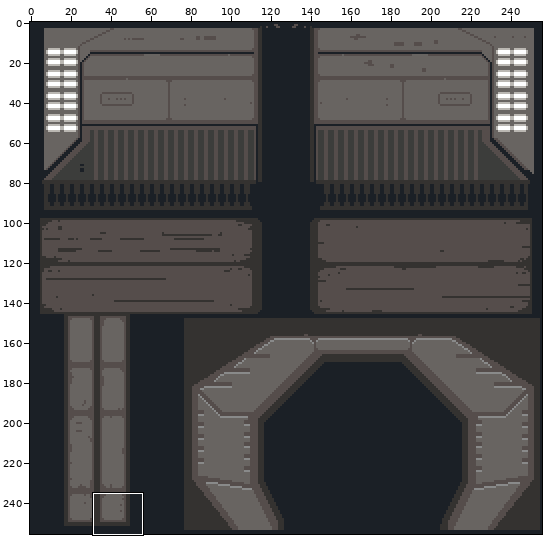
A pixel-art file gets an edit: rubens-psx-engine/Content/corridor_wall.aseprite. Above: a wide view before the commit, with the close-up outlined.
Close-up. Earlier state:
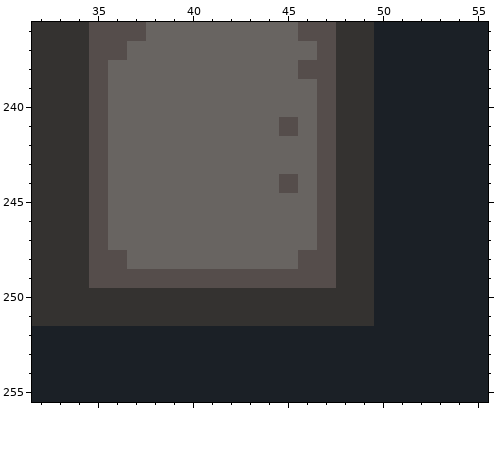
256x256 pixels, 1 frame. Shown: x 32..55, y 236..255. The commit also changed other parts of the picture, which this record leaves out.
The result:
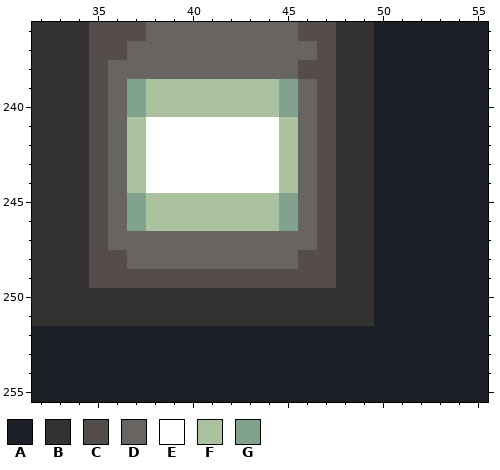
Palette (. is transparent): A #1b2026  B #343230  C #554d4b  D #686461  E #ffffff  F #aac39e  G #81a38e
The exact change:
layer "main_diffuse" added
layer "Layer 3" removed
Layer "main_diffuse":
Colour D gives way to colour E in rows 241 to 244 at x 38 to 44.
Colour C gives way to colour F in row 241 at x 45; in row 244 at x 45.
Colour D gives way to colour F in rows 239 to 240 at x 38 to 44; in row 241 at x 37; in rows 242 to 243 at x 37 and 45; in row 244 at x 37; in rows 245 to 246 at x 38 to 44.
Colour D gives way to colour G in rows 239 to 240 at x 37 and 45; in rows 245 to 246 at x 37 and 45.
Where, in picture pixels (left, top, right, bottom), the same in both close-ups:
changed: (127, 79, 298, 231)
